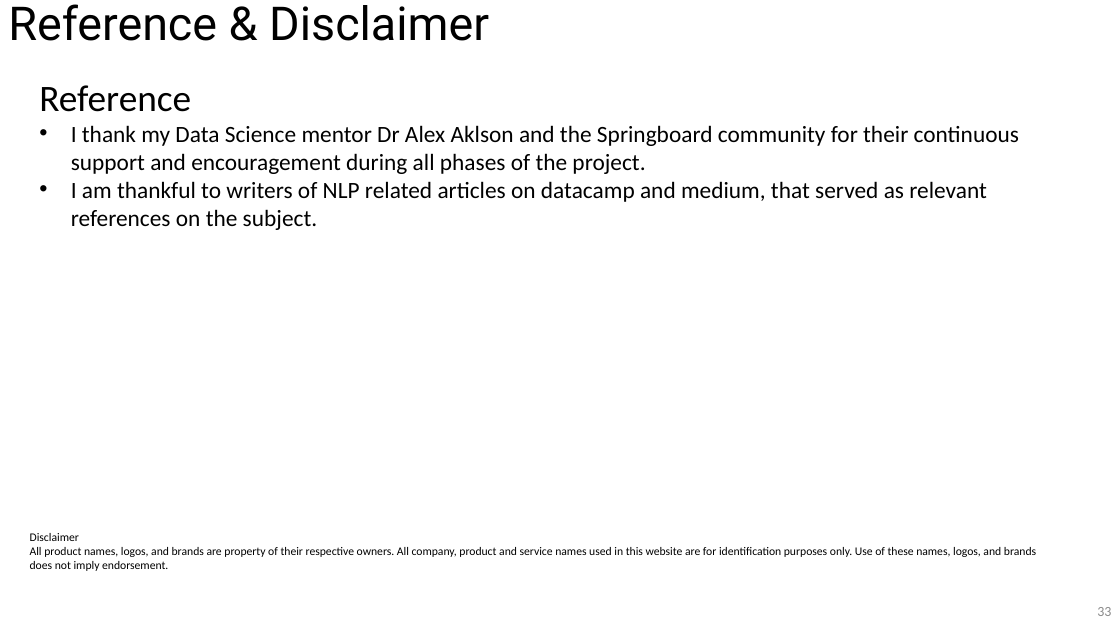
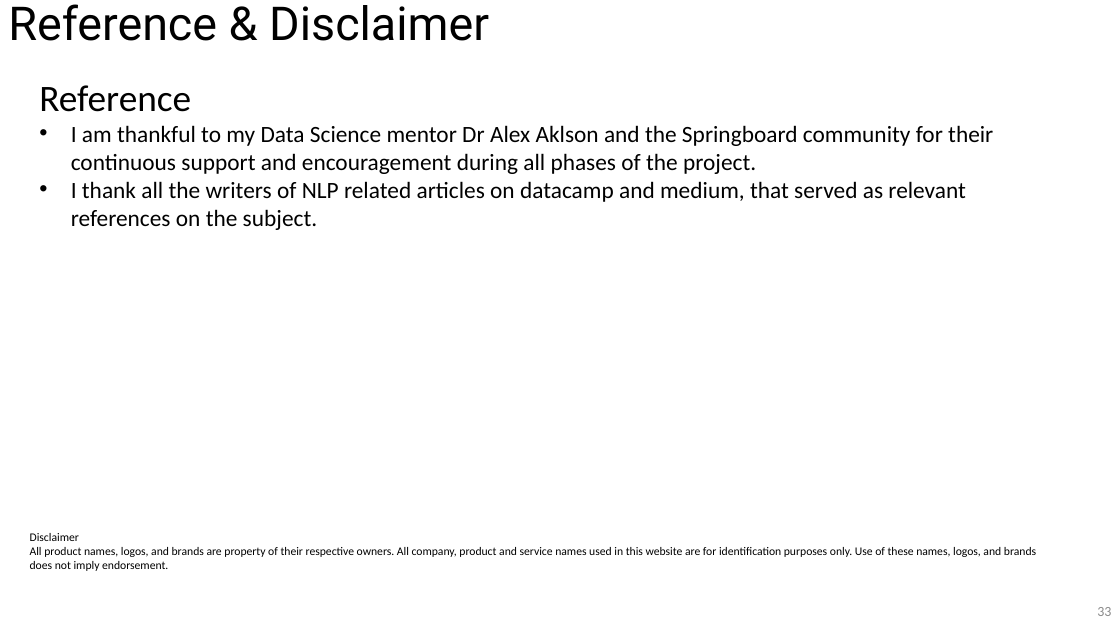
Before and after one commit to bibekm/Yelp_Restaurant_Reviews, a slide deck: slide 34 of Yelp Restaurant Reviews Classification and Insights Generation.pptx. Drawn at 1120x630 pixels with LibreOffice and Linux fonts; fonts in the diff are those of the drawing. Boxes give left, top, right and bottom in pixels: in the first picture for what was removed or moved away, otherwise in the second. Text is boxed around its words. In the diff, an @@ line names an element or a change of style, - is before the commit and + after.

Commit message:
Revised

```diff
--- a/Yelp Restaurant Reviews Classification and Insights Generation.pptx
+++ b/Yelp Restaurant Reviews Classification and Insights Generation.pptx
@@ text at [71, 125, 993, 230]: text changed @@
-• I thank my Data Science mentor Dr Alex Aklson and the Springboard community for their continuous support and encouragement during all phases of the project.
-• I am thankful to writers of NLP related articles on datacamp and medium, that served as relevant references on the subject.
+• I am thankful to my Data Science mentor Dr Alex Aklson and the Springboard community for their continuous support and encouragement during all phases of the project.
+• I thank all the writers of NLP related articles on datacamp and medium, that served as relevant references on the subject.
```
